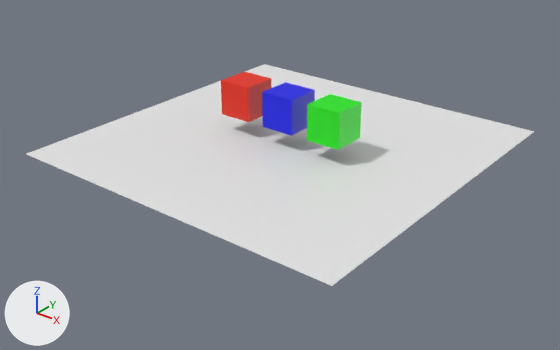
Renders of the glTF model public/Scene/Scene.glb from each side of a commit.
Before and after are seen from a camera (50 mm lens) standing at (12.14, -15.54, 8.55) and looking at (0.19, -0.6, -0.72). The axes (+X, +Y, +Z) are drawn at lower left. The lights are the same throughout. Where no turn or scale is listed for an object, it has been applied to the vertices. Vertices at the same position are counted once.
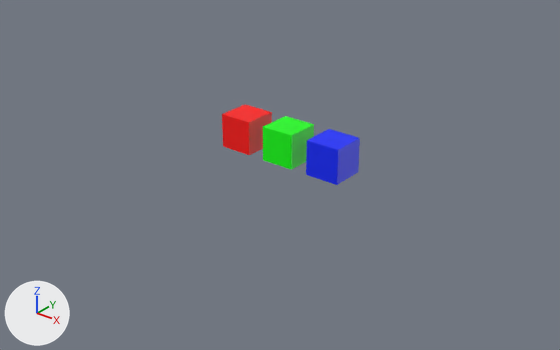
Where the newer file only moved an object's origin or applied its transform, the numbers keep the older frame.

Where the change shows, as pixel boxes (x1, y1, x2, y2) in the pictures (560 x 350 px):
'Plane', deleted: before (27, 64, 535, 286)
'Cube.002', mesh moved: before (307, 94, 362, 150); after (263, 116, 314, 170)
'Cube.001', recoloured, mesh moved: before (262, 82, 315, 136); after (222, 104, 272, 155)
'Cube.003', added (blue): after (306, 129, 360, 185)
'Cube', deleted (red): before (221, 72, 272, 122)

What changed in the scene script:
```text
Change mat_material_001:
    mat_material_001.base_color: (0.0, 0.00141, 0.8) -> (1.0, 0.00141, 0.0)  # blue #0005e7 -> red #ff0500
Add mat_material_003:
    mat_material_003 = principled_material('Material.003')
    mat_material_003.base_color = (0.0, 0.0182, 1.0)  # blue #0025ff
Change me_cube_001:
    where me_cube_001.from_pydata(...)  # 8 vertices, 12 faces; spans x -0.5..0.5, y -0.5..0.5, z -0.5..0.5
    used by ob_cube_001; location = (0.0, 0.0, 1.0)
    me_cube_001 part 1: the whole mesh is moved by (-1.5, 0.0, -1.0)
Change me_cube_002:
    where me_cube_002.from_pydata(...)  # 8 vertices, 12 faces; spans x -0.5..0.5, y -0.5..0.5, z -0.5..0.5
    used by ob_cube_002; location = (1.5, 0.0, 1.0)
    me_cube_002 part 2: the whole mesh is moved by (-1.5, 0.0, -1.0)
Add me_cube_003:
    me_cube_003.from_pydata(...)  # a box spanning x -0.5..0.5, y -0.5..0.5, z -0.5..0.5
    me_cube_003.materials.append(mat_material_003)  # blue #0025ff
Remove ob_plane:
    ob_plane = bpy.data.objects.new('Plane', me_plane)
    ob_plane.location = (0.0, 0.0, 0.0)
Remove ob_cube:
    ob_cube = bpy.data.objects.new('Cube', me_cube)
    ob_cube.location = (-1.5, 0.0, 1.0)
Add ob_cube_003:
    ob_cube_003 = bpy.data.objects.new('Cube.003', me_cube_003)
    ob_cube_003.location = (1.5, 0.0, 0.0)
```
